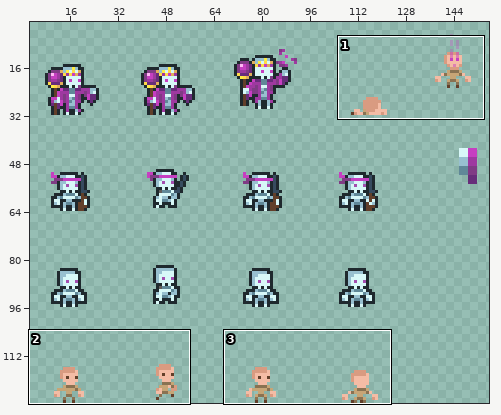
Two states of a pixel-art file, tini-cromancer/sprites/assets.aseprite. The picture above shows the old version from afar; the outline marks the close-up.
Close-up. Before the commit:
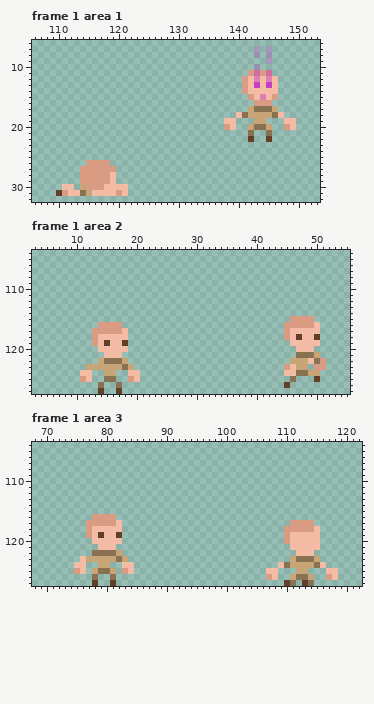
192x128 pixels, 6 frames. Pixels under 10% opacity are left out. Colours within 5 levels of each other are drawn and written as one. Shown: frame 1 area 1: x 106..153, y 6..32; frame 1 area 2: x 3..55, y 104..127; frame 1 area 3: x 68..122, y 104..127. The wide view leaves out empty margins. The commit also changed other frames or places, which this record leaves out.
The same view after the edit:
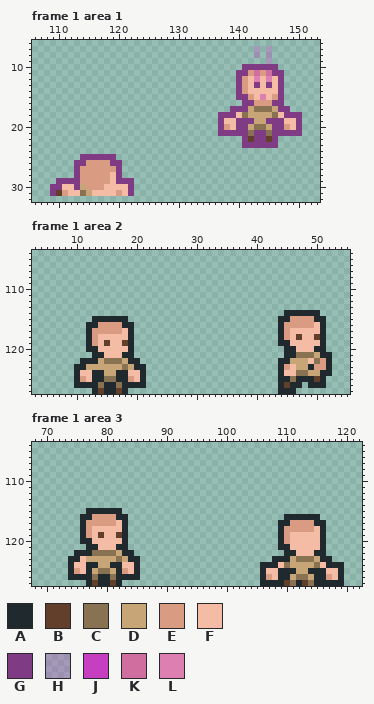
Palette (. is transparent): A #1f292e  B #623f2a  C #897252  D #c7a576  E #d99b81  F #f4bca5  G #803b85  H #c63fc14a  J #c63fc1  K #d06ea0  L #de7fb2
Author's note on the commit: Add lich animations
What changed:
--- frame 1 area 1, layer "Lich"
@@ x 106..153 @@
  9 .......................................H........
-10 .....................................H..........
-11 ....................................EKEK........
-12 ...................................EFLFLF.......
-13 ...................................EFJFJF.......
-14 ...................................EFFFFF.......
-15 ....................................EFLFE.......
-16 .....................................EEE........
-17 ....................................DCCCD.......
-18 ..................................FCDDDDCF......
-19 ................................FF...DD...FF....
-20 ................................EF..DCCD..EF....
-21 ....................................C..C........
-22 ....................................B..B........
-23 ................................................
+10 ...................................GGGGGG.......
+11 ..................................GGEKEKGG......
+12 ..................................GEFLFLFG......
+13 ..................................GEFGFGFG......
+14 ..................................GEFFFFFG......
+15 ..................................GGEFLFEG......
+16 ...................................GGEEEGG......
+17 .................................GGGDCCCDGG.....
+18 ...............................GGGFCDDDDCFGGG...
+19 ...............................GFFGGGDDGGGFFG...
+20 ...............................GEFGGDCCDGGEFG...
+21 ...............................GGGGGCGGCGGGGG...
+22 ...................................GBGGBG.......
+23 ...................................GGGGGG.......
 24 ................................................
-25 ................................................
-26 .........EEEE...................................
-27 ........EEEEEE..................................
-28 ........EEEEEF..................................
-29 ........EEEEEF..................................
-30 .....FF.DEEEFFFF................................
-31 ....BEFFCDFFFFEF................................
+25 ........GGGGGG..................................
+26 .......GGEEEEGG.................................
+27 .......GEEEEEEG.................................
+28 .......GEEEEEFG.................................
+29 ....GGGGEEEEEFGGG...............................
+30 ...GGFFGDEEEFFFFG...............................
+31 ...GBEFFCDFFFFEFG...............................
 32 ................................................
--- frame 1 area 2, layer "Base enemy"
@@ x 3..55 @@
 113 .....................................................
-114 .....................................................
-115 ...........................................EEEE......
-116 ...........EEEE...........................EEEEEF.....
-117 ..........EEEEEF..........................EFFFFF.....
-118 ..........EFFFFF..........................EFBFFB.....
-119 ..........EFBFFB...........................FFFFF.....
-120 ...........FFFFF............................FFF......
-121 ............FFF.............................CCCD.....
-122 ...........DCCCD...........................DDDFCE....
-123 .........DDDDDDCD.........................EFDD.EE....
-124 ........FF..DD..FF........................FFCCDD.....
-125 ........EF..CC..EF.........................C...B.....
-126 ...........C..C...........................B..........
-127 ...........B..B......................................
+114 ..........................................AAAAAA.....
+115 ..........AAAAAA.........................AAEEEEAA....
+116 .........AAEEEEAA........................AEEEEEFA....
+117 .........AEEEEEFA........................AEFFFFFA....
+118 .........AEFFFFFA........................AEFBFFBA....
+119 .........AEFBFFBA........................AAFFFFFA....
+120 .........AAFFFFFA.........................AAFFFAA....
+121 ..........AAFFFAA.........................AACCCDAA...
+122 ........AAADCCCDAA.......................AADDDFCEA...
+123 .......AADDDDDDCDAA......................AEFDDAEEA...
+124 .......AFFAADDAAFFA......................AFFCCDDAA...
+125 .......AEFAACCAAEFA......................AACAAABA....
+126 .......AAAACAACAAAA......................ABAA.AAA....
+127 ..........ABAABA.........................AAA.........
--- frame 1 area 3, layer "Base enemy"
@@ x 68..122 @@
 114 .......................................................
-115 .......................................................
-116 ..........EEEE.........................................
-117 .........EEEEEF............................EEEE........
-118 .........EFFFFF...........................EEEEEF.......
-119 .........EFBFFB...........................EFFFFF.......
-120 ..........FFFFF...........................EFFFFF.......
-121 ...........FFF.............................FFFFF.......
-122 ..........CCCCD.............................FFF........
-123 ........FDDDDDCD...........................DCCCD.......
-124 .......FF..DD..FF........................FCDDDDCF......
-125 .......EF.DCCD.EF......................FF...DD...FF....
-126 ..........C..C.........................EF..DCCD..EF....
-127 ..........B..B............................BC.BC........
+115 .........AAAAAA........................................
+116 ........AAEEEEAA..........................AAAAAA.......
+117 ........AEEEEEFA.........................AAEEEEAA......
+118 ........AEFFFFFA.........................AEEEEEFA......
+119 ........AEFBFFBA.........................AEFFFFFA......
+120 ........AAFFFFFA.........................AEFFFFFA......
+121 .........AAFFFAA.........................AAFFFFFA......
+122 .......AAACCCCDAA.........................AAFFFAA......
+123 ......AAFDDDDDCDAA......................AAADCCCDAA.....
+124 ......AFFAADDAAFFA....................AAAFCDDDDCFAAA...
+125 ......AEFADCCDAEFA....................AFFAAADDAAAFFA...
+126 ......AAAACAACAAAA....................AEFAADCCDAAEFA...
+127 .........ABAABA.......................AAAABCABCAAAAA...
Boxes around the changes in both close-ups, in picture pixels (x1, y1, x2, y2):
changed: (218, 64, 302, 148)
added: (50, 154, 134, 196)
added: (278, 310, 332, 394)
added: (74, 316, 146, 394)
added: (68, 508, 140, 586)
added: (260, 514, 344, 586)
